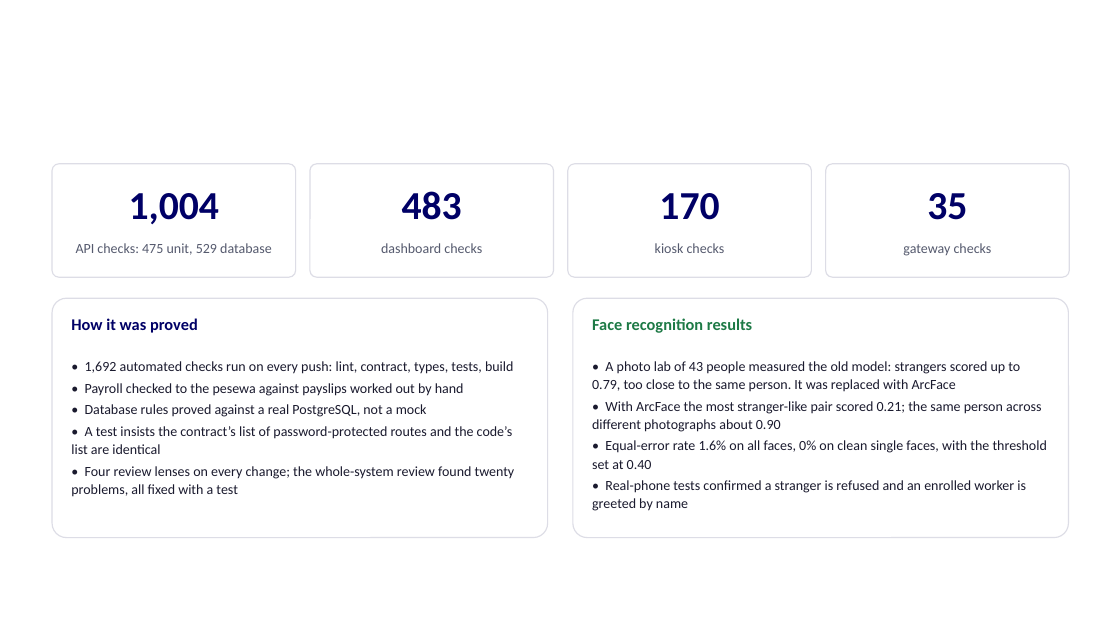
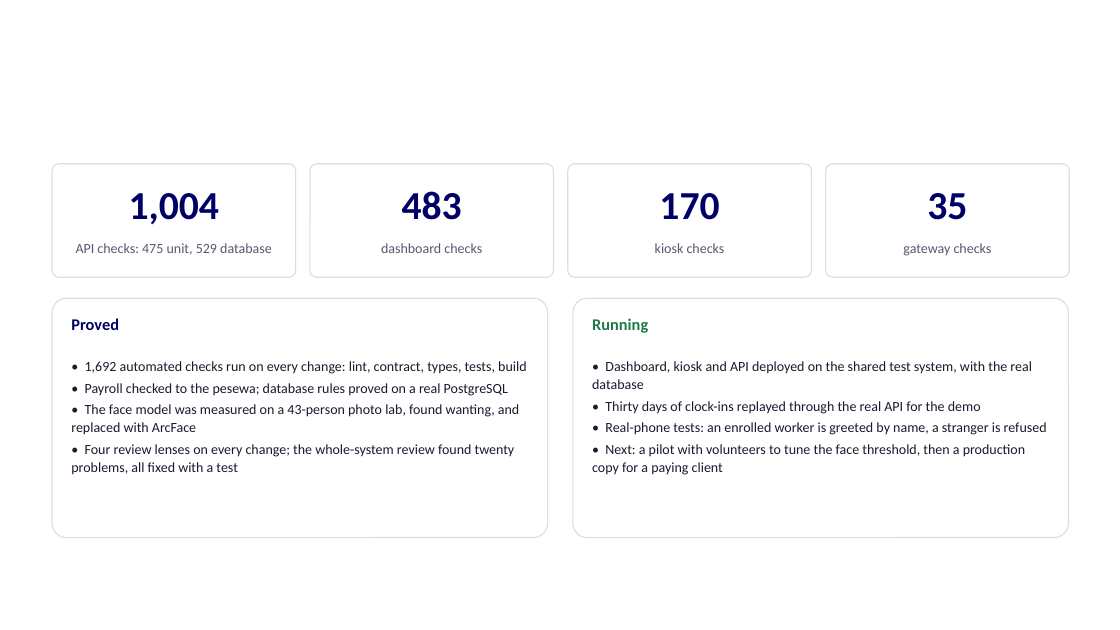
Before and after one commit to TEAM-DEVV/samtec-security-system, a slide deck: slide 8 of docs/guides/SAMTEC-defence-slides.pptx (slide 19 before the commit). Drawn at 1120x630 pixels with LibreOffice and Linux fonts; fonts in the diff are those of the drawing; background and template pictures are left out. Boxes give left, top, right and bottom in pixels: in the first picture for what was removed or moved away, otherwise in the second. Text is boxed around its words. In the diff, an @@ line names an element or a change of style, - is before the commit and + after.

```diff
--- a/docs/guides/SAMTEC-defence-slides.pptx
+++ b/docs/guides/SAMTEC-defence-slides.pptx
@@ text at (71, 318, 119, 330): text changed @@
-How it was proved
+Proved
@@ text at (592, 318, 648, 333): text changed @@
-Face recognition results
+Running
@@ text at (71, 361, 526, 435): text changed @@
-• 1,692 automated checks run on every push: lint, contract, types, tests, build
-• Payroll checked to the pesewa against payslips worked out by hand
-• Database rules proved against a real PostgreSQL, not a mock
-• A test insists the contract’s list of password-protected routes and the code’s list are identical
+• 1,692 automated checks run on every change: lint, contract, types, tests, build
+• Payroll checked to the pesewa; database rules proved on a real PostgreSQL
+• The face model was measured on a 43-person photo lab, found wanting, and replaced with ArcFace
@@ text at (592, 361, 1032, 475): text changed @@
-• A photo lab of 43 people measured the old model: strangers scored up to 0.79, too close to the same person. It was replaced with ArcFace
-• With ArcFace the most stranger-like pair scored 0.21; the same person across different photographs about 0.90
-• Equal-error rate 1.6% on all faces, 0% on clean single faces, with the threshold set at 0.40
-• Real-phone tests confirmed a stranger is refused and an enrolled worker is greeted by name
+• Dashboard, kiosk and API deployed on the shared test system, with the real database
+• Thirty days of clock-ins replayed through the real API for the demo
+• Real-phone tests: an enrolled worker is greeted by name, a stranger is refused
+• Next: a pilot with volunteers to tune the face threshold, then a production copy for a paying client
```
Also in this commit, not shown: 1 other slide changed, 6 slides added, 20 slides removed, 1 other file.
